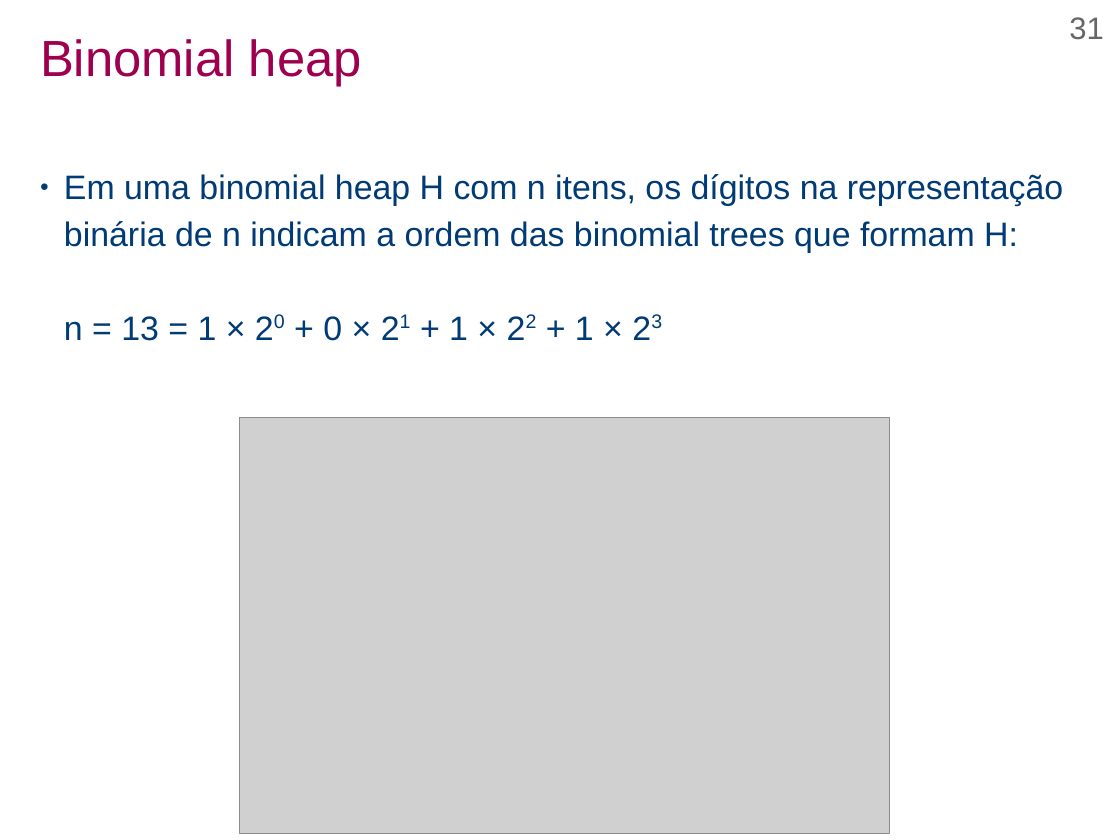
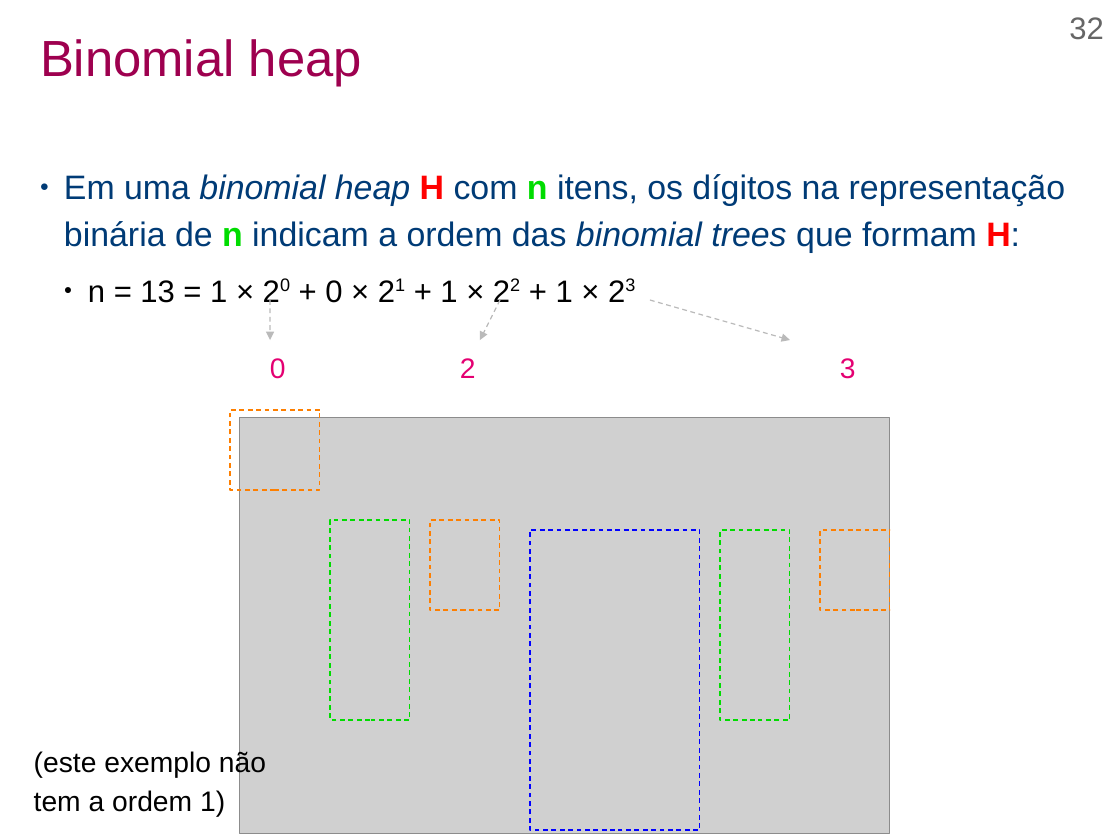
Before and after one commit to efurlanm/teaching, a slide deck: slide 32 of aed/AED-U2S3-Heap.odp (slide 31 before the commit). Drawn at 1120x840 pixels with LibreOffice and Linux fonts; fonts in the diff are those of the drawing; grey boxes stand for pictures. Boxes give left, top, right and bottom in pixels: in the first picture for what was removed or moved away, otherwise in the second. Text is boxed around its words. In the diff, an @@ line names an element or a change of style, - is before the commit and + after.

```diff
--- a/aed/AED-U2S3-Heap.odp
+++ b/aed/AED-U2S3-Heap.odp
@@ page number at (1069, 17, 1103, 40): text changed @@
-31
+32
@@ text at (64, 174, 1065, 303): text changed @@
-● Em uma binomial heap H com n itens, os dígitos na representação binária de n indicam a ordem das binomial trees que formam H:
-  n = 13 = 1 × 20 + 0 × 21 + 1 × 22 + 1 × 23
+● Em uma binomial heap H com n itens, os dígitos na representação binária de n indicam a ordem das binomial trees que formam H:
+  ● n = 13 = 1 × 20 + 0 × 21 + 1 × 22 + 1 × 23
@@ arrow added from (270, 300) to (270, 340), #BABABA 0.85 pt dashed @@
@@ arrow added from (500, 300) to (480, 340), #BABABA 0.85 pt dashed @@
@@ arrow added from (650, 300) to (791, 340), #BABABA 0.85 pt dashed @@
@@ text added at (270, 358, 286, 379), 20 pt, text #E40072 @@
+0
@@ text added at (460, 358, 476, 378), 20 pt, text #E40072 @@
+2
@@ text added at (840, 358, 856, 379), 20 pt, text #E40072 @@
+3
@@ rectangle added at (230, 411, 320, 491), outline #FE7F00 0.85 pt dashed @@
@@ rectangle added at (330, 520, 411, 721), outline #00DC00 0.85 pt dashed @@
@@ rectangle added at (430, 520, 500, 611), outline #FE7F00 0.85 pt dashed @@
@@ rectangle added at (531, 531, 700, 830), outline #0000FF 0.85 pt dashed @@
@@ rectangle added at (721, 531, 791, 721), outline #00DC00 0.85 pt dashed @@
@@ rectangle added at (820, 531, 890, 611), outline #FE7F00 0.85 pt dashed @@
@@ text added at (34, 750, 266, 817), 20 pt, text #000000 @@
+(este exemplo não tem a ordem 1)
```
Also in this commit, not shown: 20 other slides changed, 4 slides added, 4 slides removed, 3 other files.
